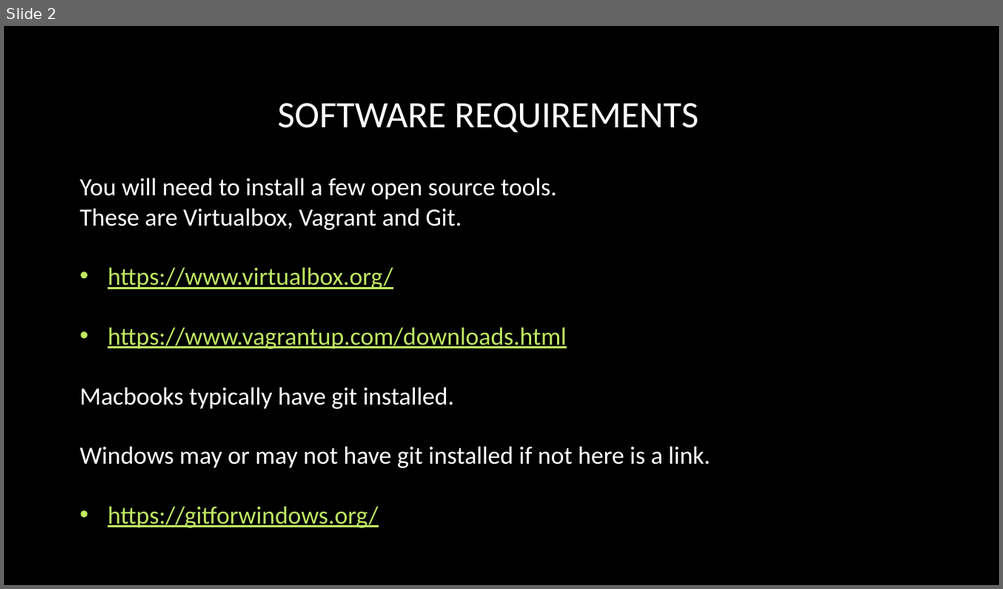
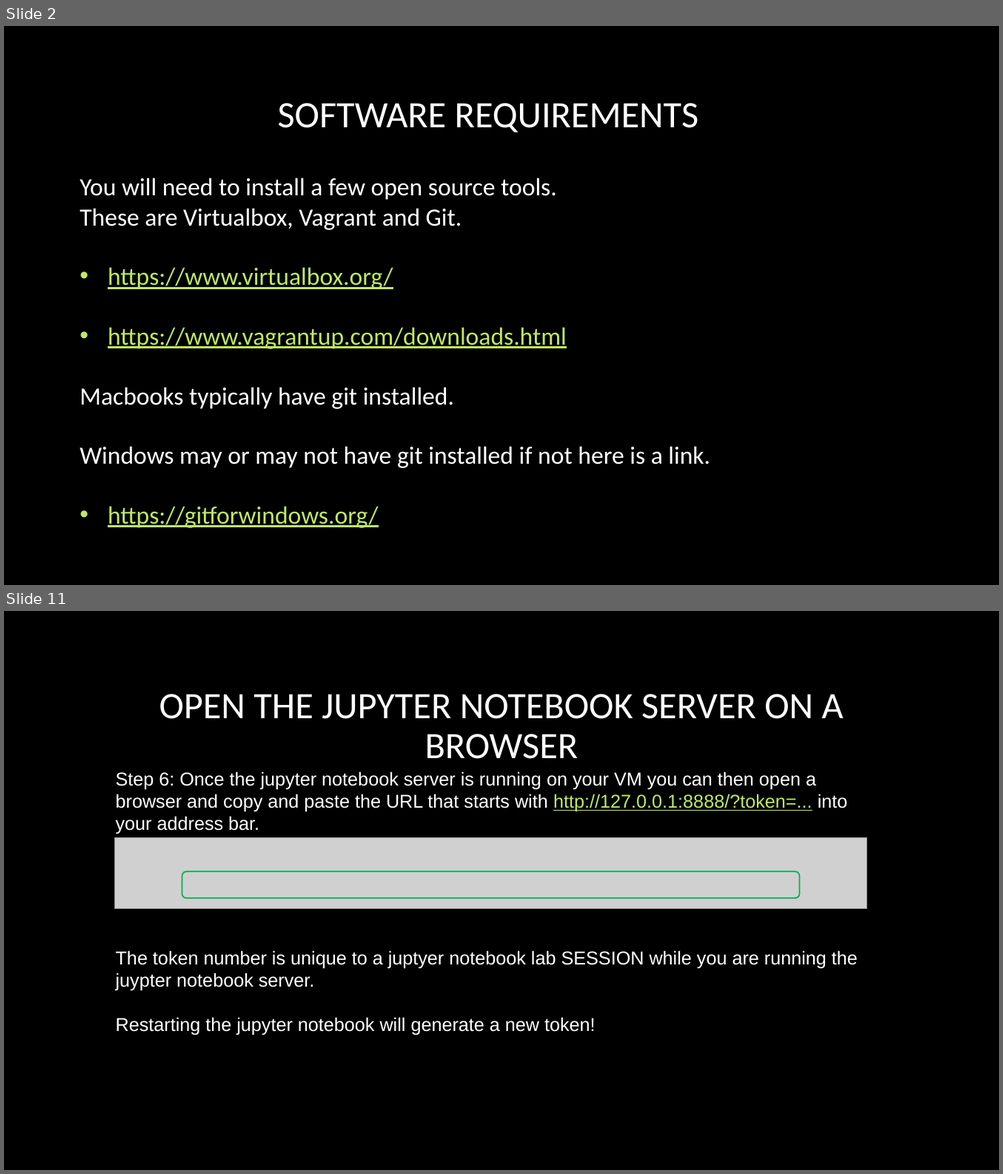
Before and after one commit to adrianopolpo/stat1400, a slide deck: VM_instructions.pptx. Shown one above the other, each under a label of ours: slide 2 before the commit, slides 2 and 11 after it; the slides between them are not shown. The pictures are 1003x589 and 1003x1174 pixels, drawn with LibreOffice and Linux fonts; fonts in the diff are those of the drawing; grey boxes stand for pictures; background and template pictures are left out. Boxes give left, top, right and bottom in pixels: in the first picture for what was removed or moved away, otherwise in the second. Text is boxed around its words. In the diff, an @@ line names an element or a change of style, - is before the commit and + after.

```diff
--- a/VM_instructions.pptx
+++ b/VM_instructions.pptx
@@ slide 11 added at (4, 611, 999, 1170), background picture (left out) @@
@@ title added at (159, 694, 843, 759), 36 pt, text #FFFFFF @@
+OPEN THE JUPYTER NOTEBOOK SERVER ON A BROWSER
@@ text added at (116, 772, 857, 1036), 18 pt, text #FFFFFF @@
+Step 6: Once the jupyter notebook server is running on your VM you can then open a browser and copy and paste the URL that starts with http://127.0.0.1:8888/?token=... into
+your address bar.
+The token number is unique to a juptyer notebook lab SESSION while you are running the juypter notebook server.
+Restarting the jupyter notebook will generate a new token!
@@ picture added at (114, 838, 867, 908) @@
@@ rounded rectangle added at (182, 871, 800, 898), outline #00B050 1.25 pt @@
```
Also in this commit, not shown: 7 slides changed, 3 other slides added, 3 slides removed, 3 other files.
